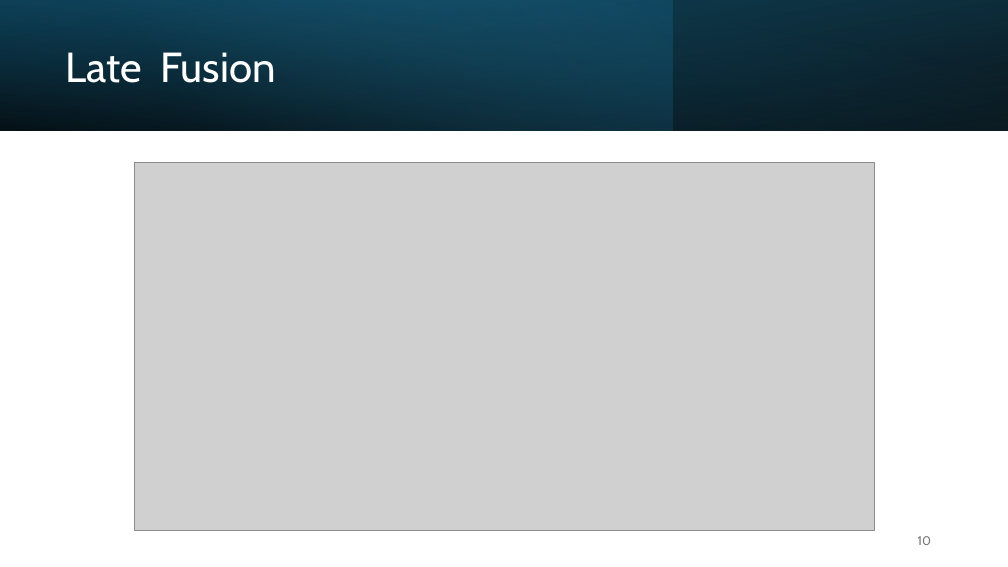
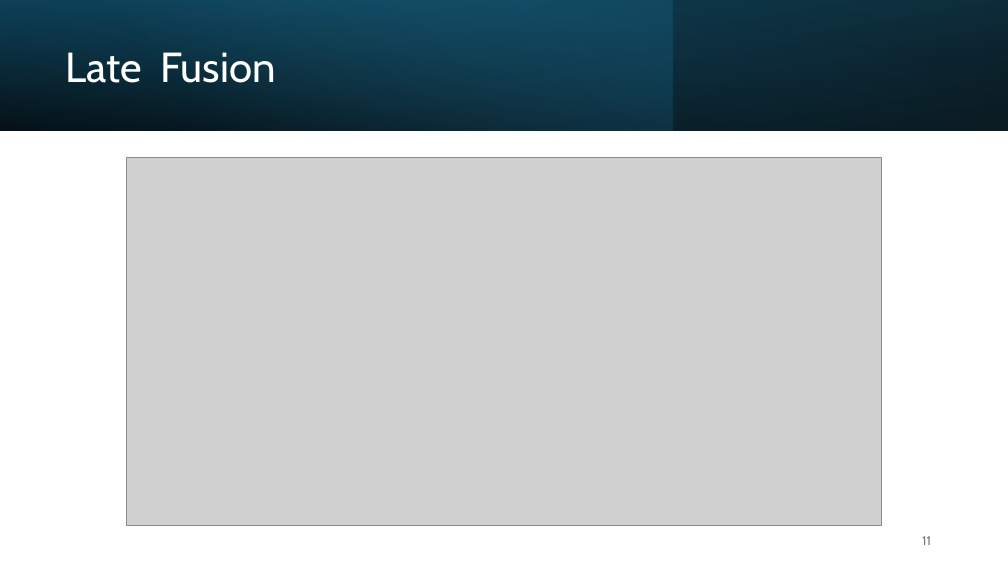
Before and after one commit to IzowRM/Stage-Cetic, a slide deck: slide 11 of Doc Slide/Presentation_du_27_01.pptx (slide 10 before the commit). Drawn at 1008x567 pixels with LibreOffice and Linux fonts; fonts in the diff are those of the drawing; grey boxes stand for pictures. Boxes give left, top, right and bottom in pixels: in the first picture for what was removed or moved away, otherwise in the second. Text is boxed around its words. In the diff, an @@ line names an element or a change of style, - is before the commit and + after.

```diff
--- a/Doc Slide/Presentation_du_27_01.pptx
+++ b/Doc Slide/Presentation_du_27_01.pptx
@@ picture: place and size @@
-picture at <box>134,163,874,531</box>
+picture at <box>126,157,882,526</box>
@@ page number at <box>922,536,931,545</box>: text changed @@
-10
+11
```
Also in this commit, not shown: 5 other slides changed, 2 slides added, 6 other files.
